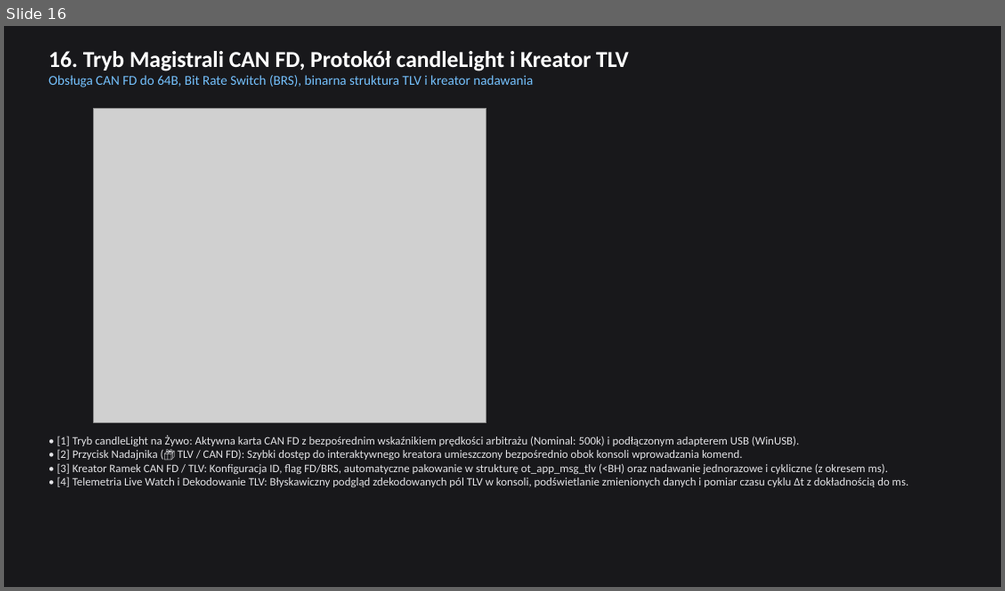
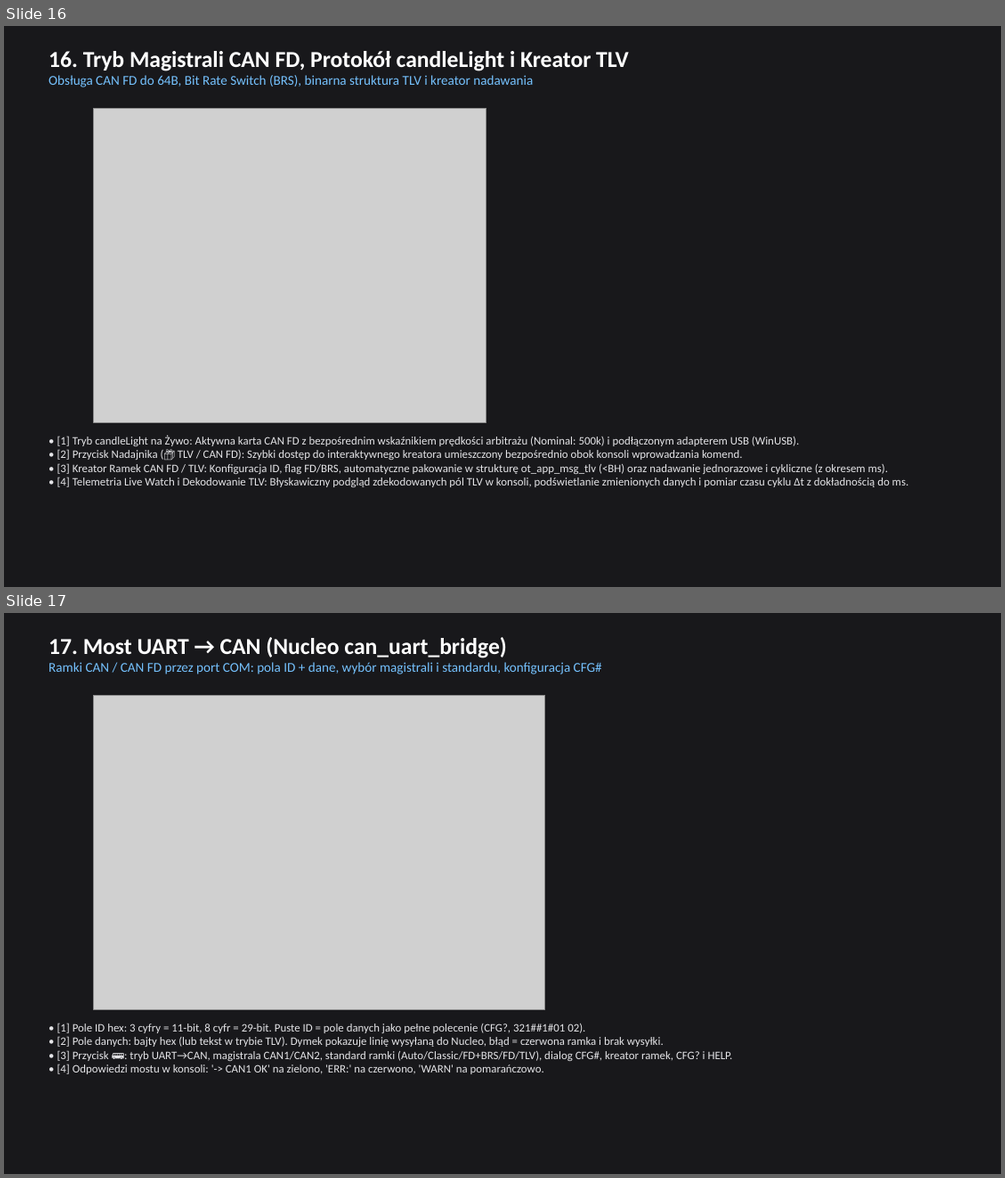
Before and after one commit to hymix/serial_commander, a slide deck: build_docs/Serial_Commander_Prezentacja.pptx. Shown one above the other, each under a label of ours: slide 16 before the commit, slides 16 and 17 after it. The pictures are 1005x591 and 1005x1178 pixels, drawn with LibreOffice and Linux fonts; fonts in the diff are those of the drawing; grey boxes stand for pictures. Boxes give left, top, right and bottom in pixels: in the first picture for what was removed or moved away, otherwise in the second. Text is boxed around its words. In the diff, an @@ line names an element or a change of style, - is before the commit and + after.

Commit message:
docs(v1.10.0): zrzut ekranu mostu UART -> CAN w dokumentacji
- Dodano zrzut build_docs/zrzut_uart_can_bridge.png (slajd 17, rozdział 12 INSTRUKCJA.md)
- Dopasowano położenie numerków adnotacji slajdu 17 do układu zrzutu
- Zregenerowano dokumentację PDF i prezentację PPTX

```diff
--- a/build_docs/Serial_Commander_Prezentacja.pptx
+++ b/build_docs/Serial_Commander_Prezentacja.pptx
@@ slide 17 added at <box>4,613,1001,1174</box>, background #18181B @@
@@ text added at <box>48,637,602,674</box>, 13 pt, text #74C0FC @@
+17. Most UART → CAN (Nucleo can_uart_bridge)
+Ramki CAN / CAN FD przez port COM: pola ID + dane, wybór magistrali i standardu, konfiguracja CFG#
@@ picture added at <box>94,695,545,1009</box> @@
@@ text added at <box>57,1022,733,1074</box>, 11 pt, text #E4E4E7 @@
+• [1] Pole ID hex: 3 cyfry = 11-bit, 8 cyfr = 29-bit. Puste ID = pole danych jako pełne polecenie (CFG?, 321##1#01 02).
+• [2] Pole danych: bajty hex (lub tekst w trybie TLV). Dymek pokazuje linię wysyłaną do Nucleo, błąd = czerwona ramka i brak wysyłki.
+• [3] Przycisk 🚌: tryb UART→CAN, magistrala CAN1/CAN2, standard ramki (Auto/Classic/FD+BRS/FD/TLV), dialog CFG#, kreator ramek, CFG? i HELP.
+• [4] Odpowiedzi mostu w konsoli: '-> CAN1 OK' na zielono, 'ERR:' na czerwono, 'WARN' na pomarańczowo.
```
Also in this commit, not shown: 4 other files.
